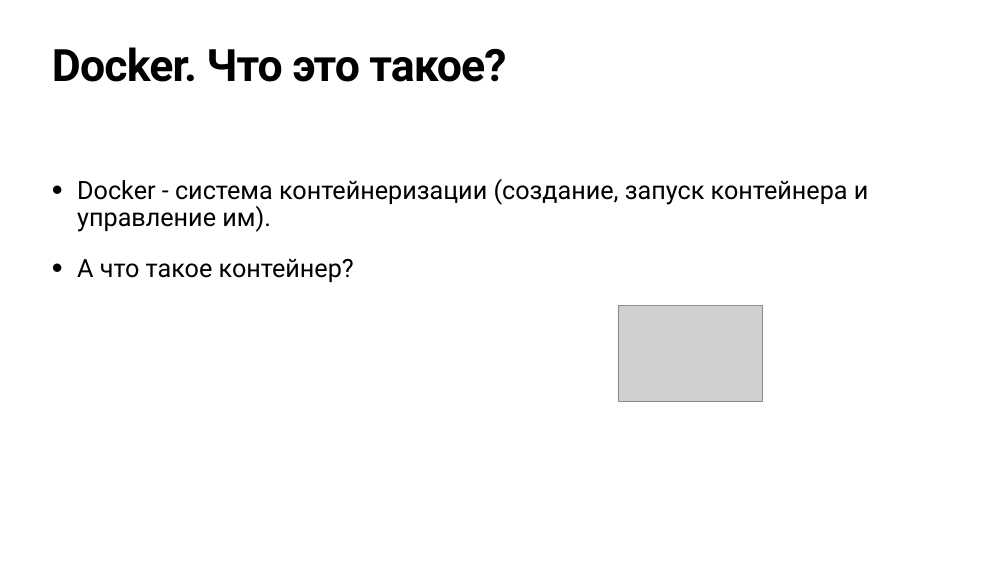
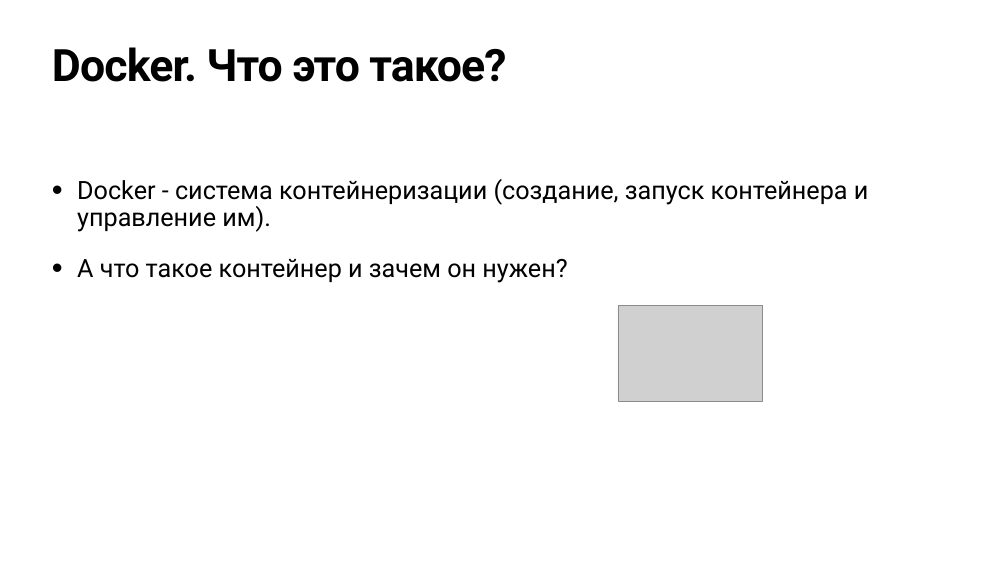
Before and after one commit to strannikhead/docker-course, a slide deck: slide 2 of Docker.pptx. Drawn at 1008x567 pixels with LibreOffice and Linux fonts; fonts in the diff are those of the drawing; grey boxes stand for pictures. Boxes give left, top, right and bottom in pixels: in the first picture for what was removed or moved away, otherwise in the second. Text is boxed around its words. In the diff, an @@ line names an element or a change of style, - is before the commit and + after.

Commit message:
update slides

```diff
--- a/Docker.pptx
+++ b/Docker.pptx
@@ text at (77,259,567,283): text changed @@
-• А что такое контейнер?
+• А что такое контейнер и зачем он нужен?
```
Also in this commit, not shown: 1 other slide changed, 1 slide added.
